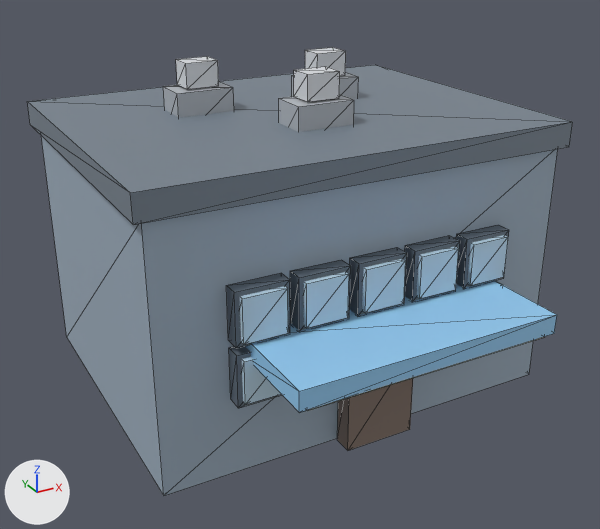
What one commit did to the glTF model models/hardware_shop.glb.
One viewpoint serves both versions: a 50 mm camera at (-1.24, -2.35, 1.52) aimed at (-0.04, -0.15, 0.43). The axes (+X, +Y, +Z) are drawn at lower left. The lights are the same throughout. The older version comes first. Mesh edges are drawn as thin lines. Where no turn or scale is listed for an object, it has been applied to the vertices.

The first picture shows 'geometry_0'.
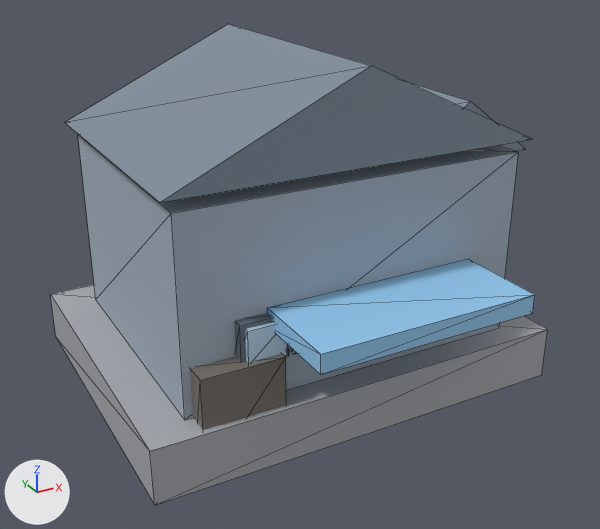
Where the change shows, as pixel boxes (x1, y1, x2, y2) in the pictures (600 x 529 px; the box of a moved part takes in the faces that stretch with it):
'geometry_0', reshaped (9% narrower, 7% taller)
    before: (27, 47, 573, 496)
    after: (50, 24, 548, 505)
part 1 of me_geometry_0, added
    after: (50, 285, 548, 505)
part 2 of me_geometry_0, added
    after: (78, 134, 518, 420)
part 3 of me_geometry_0, added (blue)
    after: (235, 313, 289, 362)
part 4 of me_geometry_0, added (blue)
    after: (245, 322, 287, 363)
part 5 of me_geometry_0, added
    after: (190, 354, 286, 430)
part 6 of me_geometry_0, added (blue)
    after: (267, 259, 535, 375)
part 7 of me_geometry_0, rebuilt (14% narrower, 11% taller)
    before: (27, 65, 573, 225)
    after: (65, 24, 533, 202)
part 8 of me_geometry_0, deleted (blue)
    before: (163, 47, 557, 450)
part 9 of me_geometry_0, moved or reshaped
    before: (41, 136, 558, 496)
    after: (408, 82, 525, 151)

Patch to the scene script:
```diff
--- a/models/hardware_shop.glb.py
+++ b/models/hardware_shop.glb.py
@@ me_geometry_0 @@
 # used by ob_geometry_0; location = (0.0, 0.0, 0.0)
-me_geometry_0.from_pydata(...)  # 256 vertices, 384 faces; spans x -0.702..0.702, y -0.845..0.546, z 0.0..1.06
+me_geometry_0.from_pydata(...)  # 132 vertices, 196 faces; spans x -0.71..0.85, y -0.76..0.55, z 0.0..1.12
+# me_geometry_0 part 1: a new loose piece, a box spanning x -0.71..0.71, y -0.55..0.55, z 0.0..0.18, in mat_defaultmaterial
+# me_geometry_0 part 2: a new loose piece, a box spanning x -0.575..0.575, y -0.46..0.42, z 0.18..0.8, in mat_defaultmaterial
+# me_geometry_0 part 3: a new loose piece, a box spanning x -0.412..-0.259, y -0.495..-0.445, z 0.318..0.454, in mat_defaultmaterial
+# me_geometry_0 part 4: a new loose piece, a box spanning x -0.396..-0.275, y -0.51..-0.45, z 0.332..0.44, in mat_defaultmaterial
+# me_geometry_0 part 5: a new loose piece, a box spanning x -0.55..-0.29, y -0.53..-0.45, z 0.0..0.34, in mat_defaultmaterial
+# me_geometry_0 part 6: a new loose piece, a box spanning x -0.31..0.41, y -0.76..-0.46, z 0.41..0.47, in mat_defaultmaterial
+# me_geometry_0 part 7: the loose piece of 8 vertices spanning x -0.702..0.702, y -0.546..0.546, z 0.82..0.9 is rebuilt with 6 vertices and now spans x -0.61..0.61, y -0.48..0.44, z 0.84..1.12
+# me_geometry_0 part 8: 30 loose pieces with 240 vertices, spanning x -0.461..0.461, y -0.845..0.21, z 0.0..1.06, are deleted
+# me_geometry_0 part 9
+# 8 vertices are removed from x -0.675..0.675, y -0.525..0.525, z 0.0..0.82
+# 12 faces are deleted
+# 6 vertices are added at (0.31, -0.21, 0.71), (0.85, -0.21, 0.71), (0.58, -0.21, 0.91), (0.31, 0.37, 0.71), (0.85, 0.37, 0.71), (0.58, 0.37, 0.91)
+# 8 new faces join them
+# other edits to the shape of me_geometry_0 do not show in these pictures
 me_geometry_0.materials.append(mat_defaultmaterial)
```
